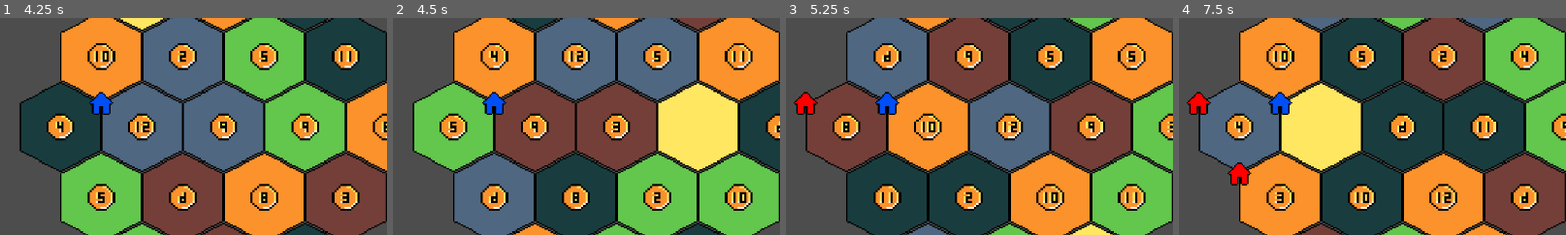
Above: before the commit, frames 1-4 (left to right).
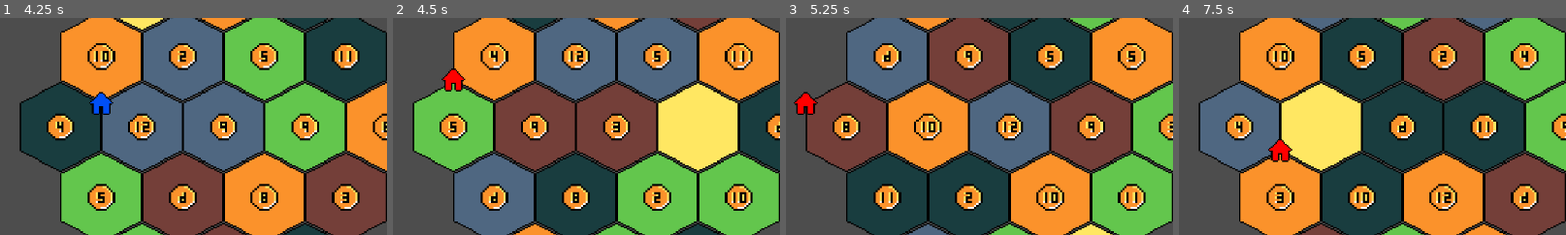
Above: after the commit, the same moments.

Repository: LeoBasov/settlers
Game: Godot game, scene res://src/game/game.tscn
The game is run twice, just before and just after one commit, with the same random seed, the same clock (stepped at 60 frames per second) and the same inputs.
Inputs (mouse positions are % of the whole screen's width and height, from its top left):
- Up to frame 1 (4.25 s): click "Next Player" at 0.5 s; click "Next Player" at 1.25 s; click "Next Player" at 2 s; click "Next Round" at 2.75 s; tap Enter at 3.5 s; move the mouse to (34, 45) at 3.52 s; click (34, 45) at 3.6 s
- Up to frame 2 (4.5 s): tap R (reset) at 4.25 s; move the mouse to (29, 39) at 4.27 s; click (29, 39) at 4.35 s
- Up to frame 3 (5.25 s): tap R (reset) at 5 s; move the mouse to (24, 45) at 5.02 s; click (24, 45) at 5.1 s
- Up to frame 4 (7.5 s): tap R (reset) at 5.75, 6.5, 7.25 s; move the mouse to (24, 55) at 5.77 s; click (24, 55) at 5.85 s; move the mouse to (29, 61) at 6.52 s; click (29, 61) at 6.6 s; move the mouse to (34, 55) at 7.27 s; click (34, 55) at 7.35 s
The pictures show only the part of the screen within x 21-71%, y 25-75%; the shares and areas given below are measured in that part.

Frame 1 is identical in both runs. In frame 2, 0.9% of the frame differs, in the area x 12-30%, y 23-45%; in frame 3, 0.4%; in frame 4, 1.7%, in the area x 2-30%, y 33-78%.

Commit message:
added cost checking

Diff:
--- a/Settlers/src/board/building.gd
+++ b/Settlers/src/board/building.gd
@@ -8,9 +8,12 @@
 @onready var owning_palyer: int = 0
 @onready var tiles: Array = []
 
+var resources_dict: = Resources.new()
+
 func _physics_process(delta: float) -> void:
-	if not build and Input.is_action_just_pressed("left_click") and $BuildingSprite.visible:
+	if check_cost() and not build and Input.is_action_just_pressed("left_click") and $BuildingSprite.visible:
 		build = true
+		get_tree().get_nodes_in_group("players")[owning_palyer].modify_resources_dict(settlement_cost)
 		get_tree().call_group("buildings", "check_neighbours", position)
 
 		for tile in get_tree().get_nodes_in_group("tiles"):
@@ -36,3 +39,13 @@
 	if not build and availible:
 		if (pos - position).length() < dist:
 			availible = false
+
+func check_cost() -> bool:
+	var plr_res = get_tree().get_nodes_in_group("players")[owning_palyer].resources
+	var valid: bool = true
+
+	for key in settlement_cost.keys():
+		var id: int = resources_dict.word2num(key)
+		valid =  valid and (plr_res[id] >= settlement_cost[key])
+
+	return valid
--- a/Settlers/src/data/player.gd
+++ b/Settlers/src/data/player.gd
@@ -20,3 +20,7 @@
 	assert(resources_names.size() == values.size())
 	for i in range(len(resources_names)):
 		modify_resource(resources_names[i], values[i])
+
+func modify_resources_dict(resources_dict: Dictionary) -> void:
+	for key in resources_dict.keys():
+		modify_resource(key, resources_dict[key])
